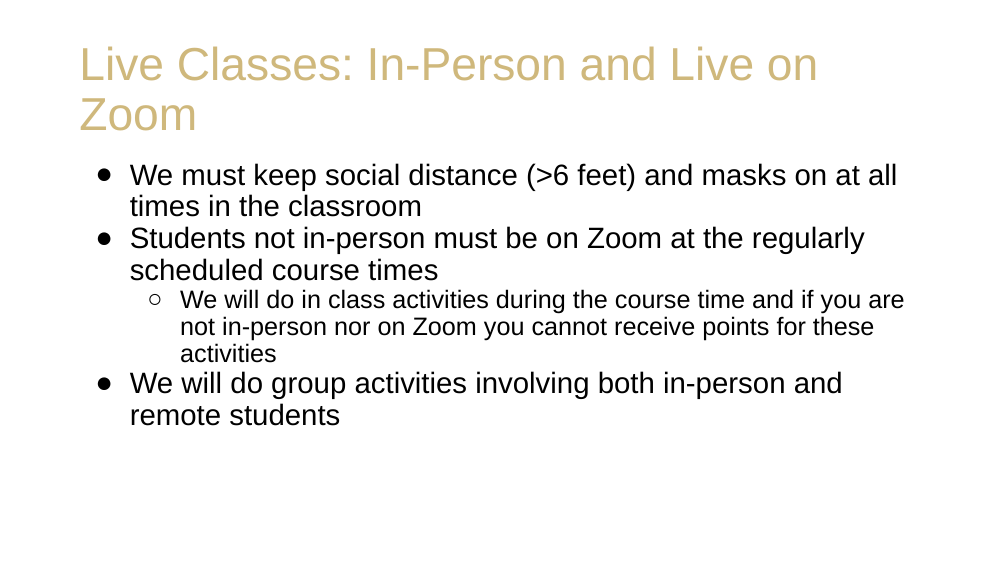
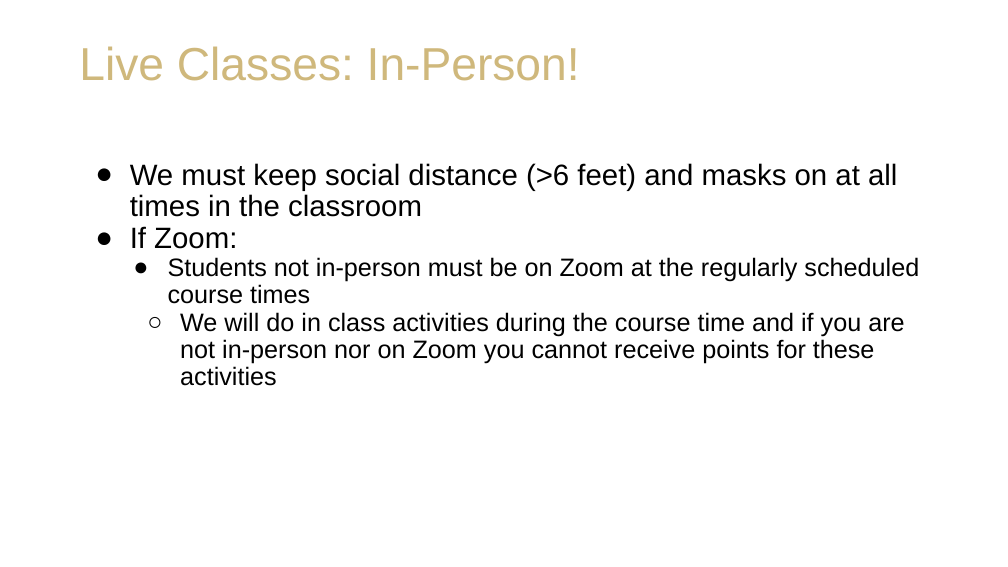
Before and after one commit to staylorx/cu-leeds-baim3220, a slide deck: slide 5 of Week 1/BAIM 3220_ Introductions and Course Expectations.pptx. Drawn at 1008x567 pixels with LibreOffice and Linux fonts; fonts in the diff are those of the drawing; background and template pictures are left out. Boxes give left, top, right and bottom in pixels: in the first picture for what was removed or moved away, otherwise in the second. Text is boxed around its words. In the diff, an @@ line names an element or a change of style, - is before the commit and + after.

```diff
--- a/Week 1/BAIM 3220_ Introductions and Course Expectations.pptx
+++ b/Week 1/BAIM 3220_ Introductions and Course Expectations.pptx
@@ title at [79, 46, 580, 81]: text changed @@
-Live Classes: In-Person and Live on Zoom
+Live Classes: In-Person!
@@ text at [130, 226, 237, 249]: paragraph added @@
+● If Zoom:
@@ text at [168, 257, 919, 304]: size 21 to 18 pt in "Students not in-person must be on Zoom ..."; list level 1 to 2 in "Students not in-person must be ..." @@
@@ text at [130, 371, 843, 426]: paragraph removed @@
-● We will do group activities involving both in-person and remote students
```
Also in this commit, not shown: 7 other slides changed, 5 other files.
